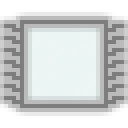
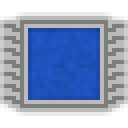
Two versions of the same layered image (128px x 128px). Layer-by-layer changes:
pixels changed over [28, 28, 100, 100] (layer not identified)
